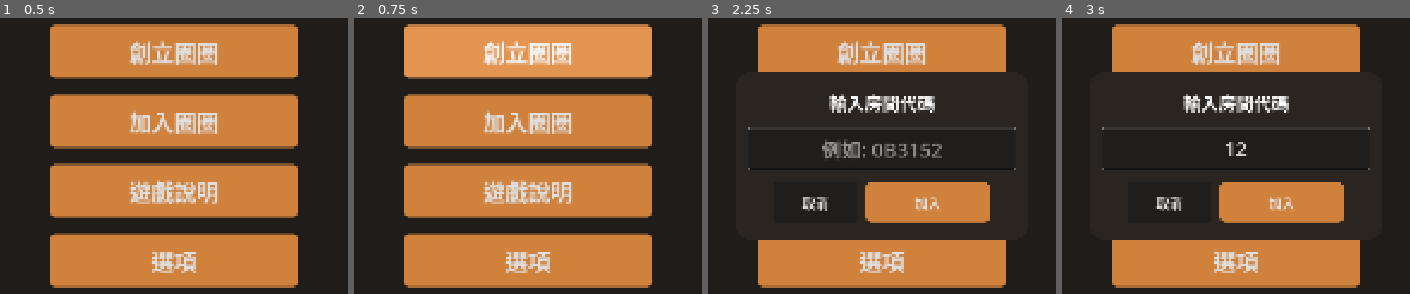
Above: before the commit, frames 1-4 (left to right).
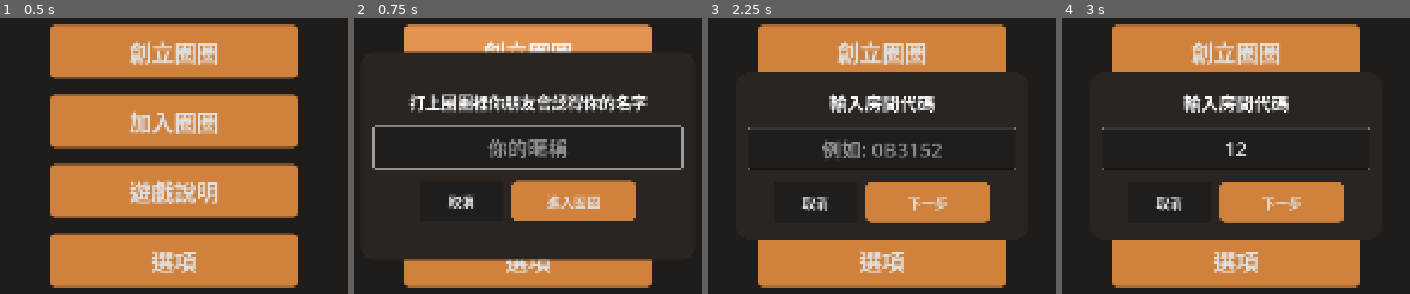
Above: after the commit, the same moments.

Repository: hank92312/Friend-Me
Game: Godot game, scene res://main.tscn
Same seed, same stepped clock (60 frames per second), same inputs: the game is played once before the commit and once after it.
Inputs (mouse positions are in pixels of both pictures, inside the frame that each line leads up to):
- Up to frame 1 (0.5 s): no input
- Up to frame 2 (0.75 s): click "創立圈圈" at 0.5 s
- Up to frame 3 (2.25 s): click (815, 200) at 1.25 s, where only the run after the commit has a clickable "取消"; click "加入圈圈" at 2 s
- Up to frame 4 (3 s): click (1236, 147) at 2.77 s; type "12" at 2.85 s

Frame 1 is identical in both runs. In frame 2, 41% of the frame differs, in the area x 5-95%, y 11-89%; in frame 3, 0.4%; in frame 4, 0.4%.

Commit message:
Implement real-time multiplayer synchronization and nickname input

Diff:
--- a/friend&me/main.gd
+++ b/friend&me/main.gd
@@ -100,6 +100,8 @@
 var participant_btn_map: Dictionary = {} # { Button: player_name }
 var partner_map: Dictionary = {}        # { Button: Button } (配對對象)
 var partner_color_map: Dictionary = {}  # { Button: Color } (記住配對時用的顏色)
+var pending_room_id := ""
+var all_room_guesses := {}
 
 # 累計統計（跨輪次）
 var cumul_guessed_by_others := 0  # 你的答案被隊友猜中的總次數
@@ -123,6 +125,8 @@
 	$Phases/Phase0_Lobby/VBoxContainer/BtnJoin.pressed.connect(_on_btn_join_pressed)
 	$Phases/Phase0_Lobby/JoinPanel/VBox/HBox/BtnCancelJoin.pressed.connect(_on_btn_cancel_join_pressed)
 	$Phases/Phase0_Lobby/JoinPanel/VBox/HBox/BtnConfirmJoin.pressed.connect(_on_btn_confirm_join)
+	$Phases/Phase0_Lobby/NamePanel/VBox/HBox/BtnCancelName.pressed.connect(_on_btn_cancel_name_pressed)
+	$Phases/Phase0_Lobby/NamePanel/VBox/HBox/BtnConfirmName.pressed.connect(_on_btn_confirm_name)
 
 	# --- 網路單例訊號連接 ---
 	NetworkManager.room_created.connect(_on_network_room_created)
@@ -195,9 +199,10 @@
 
 # ── Phase 0 ───────────────────────────────────────────────────────────────────
 func _on_btn_create_pressed() -> void:
-	print("Requesting room creation...")
 	is_host = true
-	NetworkManager.create_room(mock_self_name)
+	pending_room_id = ""
+	$Phases/Phase0_Lobby/NamePanel.visible = true
+	$Phases/Phase0_Lobby/NamePanel/VBox/PlayerNameInput.grab_focus()
 
 func _on_btn_join_pressed() -> void:
 	is_host = false
@@ -211,10 +216,32 @@
 func _on_btn_confirm_join() -> void:
 	var room_id = $Phases/Phase0_Lobby/JoinPanel/VBox/RoomIDInput.text.strip_edges().to_upper()
 	if room_id.length() == 6:
-		print("Attempting to join room: ", room_id)
-		NetworkManager.join_room(room_id, mock_self_name)
+		pending_room_id = room_id
+		$Phases/Phase0_Lobby/JoinPanel.visible = false
+		$Phases/Phase0_Lobby/NamePanel.visible = true
+		$Phases/Phase0_Lobby/NamePanel/VBox/PlayerNameInput.grab_focus()
 	else:
 		print("Invalid Room ID")
+
+func _on_btn_cancel_name_pressed() -> void:
+	$Phases/Phase0_Lobby/NamePanel.visible = false
+
+func _on_btn_confirm_name() -> void:
+	var player_name = $Phases/Phase0_Lobby/NamePanel/VBox/PlayerNameInput.text.strip_edges()
+	if player_name == "":
+		return
+
+	mock_self_name = player_name
+	NetworkManager.my_player_name = player_name
+
+	$Phases/Phase0_Lobby/NamePanel.visible = false
+
+	if is_host:
+		print("Requesting room creation for: ", player_name)
+		NetworkManager.create_room(player_name)
+	else:
+		print("Attempting to join room ", pending_room_id, " as: ", player_name)
+		NetworkManager.join_room(pending_room_id, player_name)
 
 func _on_network_room_created(room_id: String) -> void:
 	print("Room joined/created successfully: ", room_id)
@@ -259,11 +286,18 @@
 	print("Network Sync: Switching to ", new_phase)
 
 	if new_phase == "SELECTION":
-		# 全體進入選題階段（隊長會看到按鈕，其他人看到等待）
-		current_captain = mock_self_name # MVP: 房主永遠是第一個隊長
+		# 接收伺服器指定的隊長
+		current_captain = data.get("captain", "")
+		print("New Captain: ", current_captain)
+
+		# 重置一下按鈕狀態（以防是上一輪留下的殘留）
+		$Phases/Phase3_Guessing/BtnSubmitMatch.disabled = false
+		$Phases/Phase3_Guessing/BtnSubmitMatch.text = "送出配對結果"
+
 		if current_captain == mock_self_name:
 			switch_phase(GamePhase.SELECTION)
 		else:
+			$Phases/Phase1_Waiting/VBox/CaptainInfoLabel.text = "目前隊長：" + current_captain
 			switch_phase(GamePhase.SELECTION_WAITING)
 
 	elif new_phase == "ANSWERING":
@@ -272,12 +306,26 @@
 		$Phases/Phase2_Answering/VBox/QuestionCard/Label.text = current_question
 		($Phases/Phase2_Answering/VBox/AnswerArea/LineEdit as LineEdit).text = ""
 
-		# 送出按鈕預設停用
+		# 重置送出按鈕
 		var submit_btn := $Phases/Phase2_Answering/VBox/AnswerArea/BtnSubmit
 		submit_btn.disabled = true
+		submit_btn.text = "送出答案"
 		_set_btn_color(submit_btn, COLOR_BTN_DISABLED)
 
 		switch_phase(GamePhase.ANSWERING)
+
+	elif new_phase == "GUESSING":
+		var remote_answers = data.get("answers", {})
+		_setup_real_round(remote_answers)
+		switch_phase(GamePhase.GUESSING)
+
+	elif new_phase == "REVELATION":
+		all_room_guesses = data.get("all_guesses", {})
+		# 同步一下答案，確保揭曉時數據一致
+		var remote_answers = data.get("all_answers", {})
+		if remote_answers.size() > 0:
+			round_answers = remote_answers
+		switch_phase(GamePhase.REVELATION)
 
 # ── Phase 1 ───────────────────────────────────────────────────────────────────
 func _on_btn_level_pressed(level: int) -> void:
@@ -331,17 +379,43 @@
 	self_answer = line_edit.text.strip_edges()
 	if self_answer == "":
 		self_answer = "(空白)"
-	print("Answer submitted: ", self_answer)
-	_setup_mock_round()
-	switch_phase(GamePhase.GUESSING)
+
+	print("Submitting real answer: ", self_answer)
+	NetworkManager.send_game_event("answer_submitted", {"answer": self_answer})
+
+	# 視覺回饋：進入等待狀態
+	var submit_btn := $Phases/Phase2_Answering/VBox/AnswerArea/BtnSubmit
+	submit_btn.disabled = true
+	submit_btn.text = "已提交，等待其他玩家..."
+	_set_btn_color(submit_btn, COLOR_BTN_DISABLED)
 
 func _on_btn_no_answer() -> void:
 	self_answer = "不回答"
-	print("Player chose: No Answer")
-	_setup_mock_round()
-	switch_phase(GamePhase.GUESSING)
-
-# ── Mock Data 準備 ────────────────────────────────────────────────────────────
+	print("Submitting No Answer")
+	NetworkManager.send_game_event("answer_submitted", {"answer": self_answer})
+
+	# 視覺回饋
+	var submit_btn := $Phases/Phase2_Answering/VBox/AnswerArea/BtnSubmit
+	submit_btn.disabled = true
+	submit_btn.text = "已提交，等待其他玩家..."
+	_set_btn_color(submit_btn, COLOR_BTN_DISABLED)
+
+# ── 實體數據同步 ────────────────────────────────────────────────────────────
+func _setup_real_round(remote_answers: Dictionary) -> void:
+	round_answers = remote_answers
+	correct_map.clear()
+	player_guesses.clear()
+
+	# 建立正確對應表
+	for player_name in round_answers:
+		var ans: String = round_answers[player_name]
+		correct_map[ans] = player_name
+
+	print("=== Real Round Setup ===")
+	for player_name in round_answers:
+		print("  ", player_name, ": ", round_answers[player_name])
+
+# ── Mock Data 準備 (保留作為測試或 fallback) ──────────────────────────────────
 func _setup_mock_round() -> void:
 	round_answers.clear()
 	correct_map.clear()
@@ -419,7 +493,7 @@
 	all_answers.shuffle()
 
 	# 收集所有參與者並打亂
-	var all_participants: Array = [mock_self_name] + mock_players.duplicate()
+	var all_participants: Array = round_answers.keys()
 	all_participants.shuffle()
 
 	var self_ans: String = round_answers[mock_self_name]
@@ -573,8 +647,13 @@
 func _on_btn_submit_match() -> void:
 	var self_ans: String = round_answers[mock_self_name]
 	player_guesses[self_ans] = mock_self_name
-	print("Guesses submitted -> Phase 4")
-	switch_phase(GamePhase.REVELATION)
+
+	print("Sending guesses to server...")
+	NetworkManager.send_game_event("guesses_submitted", {"guesses": player_guesses})
+
+	# 視覺回饋：等待中
+	$Phases/Phase3_Guessing/BtnSubmitMatch.disabled = true
+	$Phases/Phase3_Guessing/BtnSubmitMatch.text = "等待其他玩家..."
 
 # ── Phase 4：結果揭曉與計分 ────────────────────────────────────────────────────
 func _generate_phase4_ui() -> void:
@@ -613,18 +692,22 @@
 		var row := _create_result_row(ans_text, player_name, guessed_player, is_correct, font_size_ans, font_size_res)
 		results_vbox.add_child(row)
 
-	# ── 模擬「你的答案被幾個隊友猜中」（Mock 隨機）──
-	var self_ans: String = round_answers[mock_self_name]
+	# ── 計算「你的答案被幾個隊友猜中」（真實數據同步）──
 	var round_guessed_by := 0
-	var round_others_count: int = mock_players.size()  # 有幾位隊友在猜
-	if self_ans != "不回答":
-		for i in range(round_others_count):
-			# 模擬每位隊友有 40% 機率猜中你的答案
-			if randf() < 0.4:
-				round_guessed_by += 1
-	else:
-		# 你選了不回答，隊友無法猜中
-		round_guessed_by = 0
+	var round_others_count := 0
+
+	var self_ans_text: String = round_answers.get(mock_self_name, "")
+
+	# 遍歷所有人的猜測，看看有誰猜中了我的答案
+	for other_name in all_room_guesses:
+		if other_name == mock_self_name:
+			continue
+
+		round_others_count += 1
+		var other_guesses: Dictionary = all_room_guesses[other_name]
+		# 如果那位隊友猜測「我的答案」屬於「我」
+		if other_guesses.get(self_ans_text) == mock_self_name:
+			round_guessed_by += 1
 
 	# ── 累計統計 ──
 	cumul_my_correct += correct_count
@@ -719,35 +802,5 @@
 
 # ── Phase 4：再玩一輪（更換隊長邏輯） ──────────────────────────────────────────
 func _on_btn_next_round() -> void:
-	print("Rotating captain...")
-	_rotate_captain()
-
-	if current_captain == mock_self_name:
-		print("I am the new captain!")
-		switch_phase(GamePhase.SELECTION)
-	else:
-		print(current_captain, " is the new captain!")
-		$Phases/Phase1_Waiting/VBox/CaptainInfoLabel.text = "目前隊長：" + current_captain
-		switch_phase(GamePhase.SELECTION_WAITING)
-		# 模擬隊長選題
-		_simulate_mock_captain_selection()
-
-func _rotate_captain() -> void:
-	var idx = all_players.find(current_captain)
-	idx = (idx + 1) % all_players.size()
-	current_captain = all_players[idx]
-
-func _simulate_mock_captain_selection() -> void:
-	# 延遲 2 秒後進入回答階段
-	await get_tree().create_timer(2.0).timeout
-
-	# 隨機選一個等級與題目
-	var rand_lv = (randi() % 5) + 1
-	current_level = rand_lv
-	current_question = _get_random_question(rand_lv)
-
-	$Phases/Phase2_Answering/VBox/QuestionCard/Label.text = current_question
-	($Phases/Phase2_Answering/VBox/AnswerArea/LineEdit as LineEdit).text = ""
-
-	# 所有人都進入回答階段
-	switch_phase(GamePhase.ANSWERING)
+	print("Requesting next round from server...")
+	NetworkManager.send_game_event("next_round", {})
--- a/friend&me/main.tscn
+++ b/friend&me/main.tscn
@@ -287,7 +287,61 @@
 layout_mode = 2
 theme_override_styles/normal = SubResource("StyleBoxFlat_btn_normal")
 theme_override_font_sizes/font_size = 32
-text = "加入"
+text = "下一步"
+
+[node name="NamePanel" type="PanelContainer" parent="Phases/Phase0_Lobby"]
+visible = false
+layout_mode = 1
+anchors_preset = 8
+anchor_left = 0.5
+anchor_top = 0.5
+anchor_right = 0.5
+anchor_bottom = 0.5
+offset_left = -400.0
+offset_top = -250.0
+offset_right = 400.0
+offset_bottom = 250.0
+grow_horizontal = 2
+grow_vertical = 2
+theme_override_styles/panel = SubResource("StyleBoxFlat_section_panel")
+
+[node name="VBox" type="VBoxContainer" parent="Phases/Phase0_Lobby/NamePanel"]
+layout_mode = 2
+theme_override_constants/separation = 30
+alignment = 1
+
+[node name="Label" type="Label" parent="Phases/Phase0_Lobby/NamePanel/VBox"]
+layout_mode = 2
+theme_override_font_sizes/font_size = 38
+text = "打上圈圈裡你朋友會認得你的名字"
+horizontal_alignment = 1
+autowrap_mode = 2
+
+[node name="PlayerNameInput" type="LineEdit" parent="Phases/Phase0_Lobby/NamePanel/VBox"]
+custom_minimum_size = Vector2(0, 100)
+layout_mode = 2
+theme_override_font_sizes/font_size = 48
+placeholder_text = "你的暱稱"
+alignment = 1
+max_length = 12
+
+[node name="HBox" type="HBoxContainer" parent="Phases/Phase0_Lobby/NamePanel/VBox"]
+layout_mode = 2
+theme_override_constants/separation = 20
+alignment = 1
+
+[node name="BtnCancelName" type="Button" parent="Phases/Phase0_Lobby/NamePanel/VBox/HBox"]
+custom_minimum_size = Vector2(200, 80)
+layout_mode = 2
+theme_override_font_sizes/font_size = 32
+text = "取消"
+
+[node name="BtnConfirmName" type="Button" parent="Phases/Phase0_Lobby/NamePanel/VBox/HBox"]
+custom_minimum_size = Vector2(300, 80)
+layout_mode = 2
+theme_override_styles/normal = SubResource("StyleBoxFlat_btn_normal")
+theme_override_font_sizes/font_size = 32
+text = "進入圈圈"
 
 [node name="Phase1_Selection" type="Control" parent="Phases"]
 visible = false
Not shown, added: friend&me/addons/godot_ai/client_configurator.gd
Not shown, added: friend&me/addons/godot_ai/client_configurator.gd.uid
Not shown, added: friend&me/addons/godot_ai/clients/_atomic_write.gd
Not shown, added: friend&me/addons/godot_ai/clients/_atomic_write.gd.uid
Not shown, added: friend&me/addons/godot_ai/clients/_base.gd
Not shown, added: friend&me/addons/godot_ai/clients/_base.gd.uid
Not shown, added: friend&me/addons/godot_ai/clients/_cli_exec.gd
Not shown, added: friend&me/addons/godot_ai/clients/_cli_exec.gd.uid
Not shown, added: friend&me/addons/godot_ai/clients/_cli_finder.gd
Not shown, added: friend&me/addons/godot_ai/clients/_cli_finder.gd.uid
Not shown, added: friend&me/addons/godot_ai/clients/_cli_strategy.gd
Not shown, added: friend&me/addons/godot_ai/clients/_cli_strategy.gd.uid
(and 170 more such lines)
